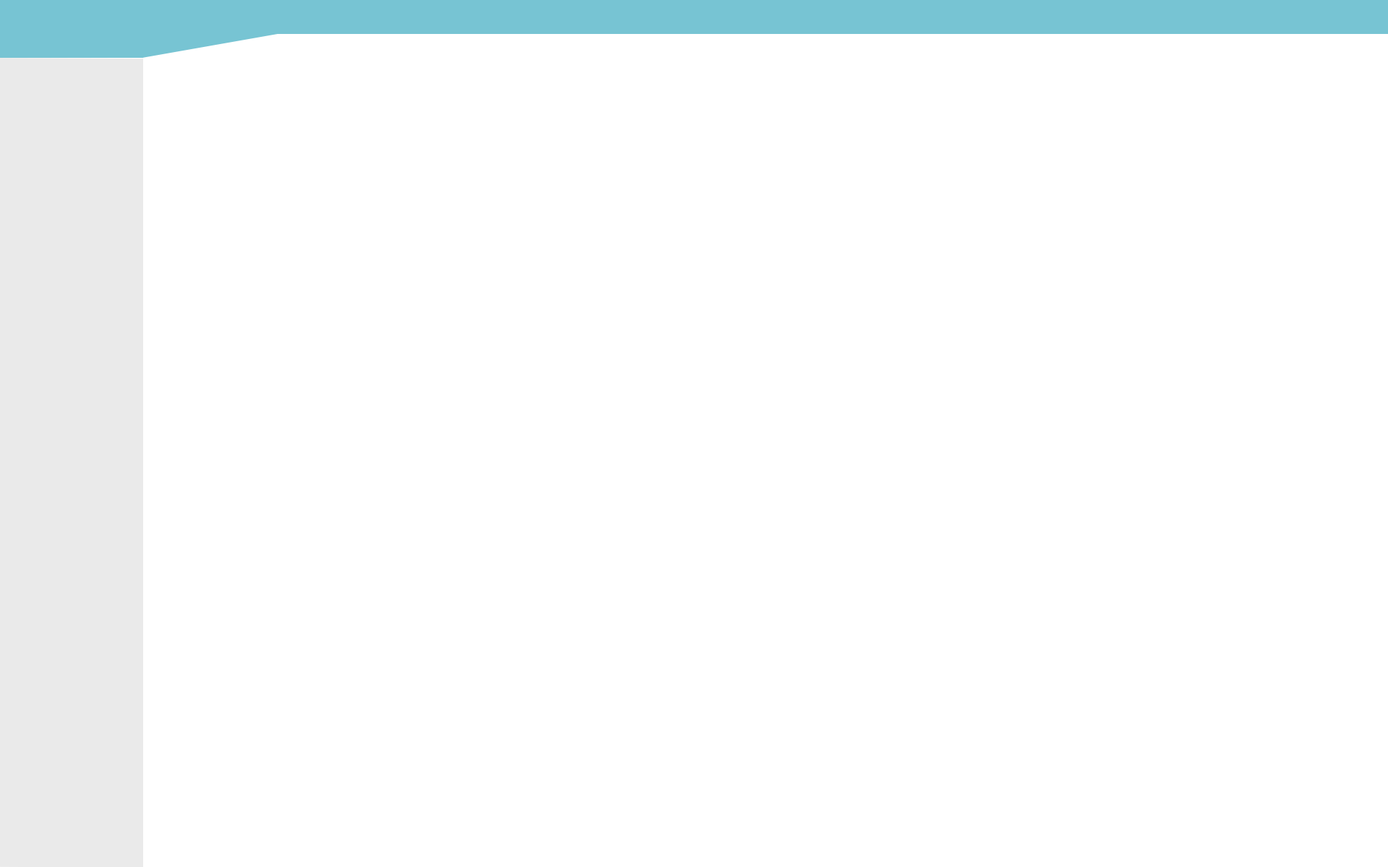
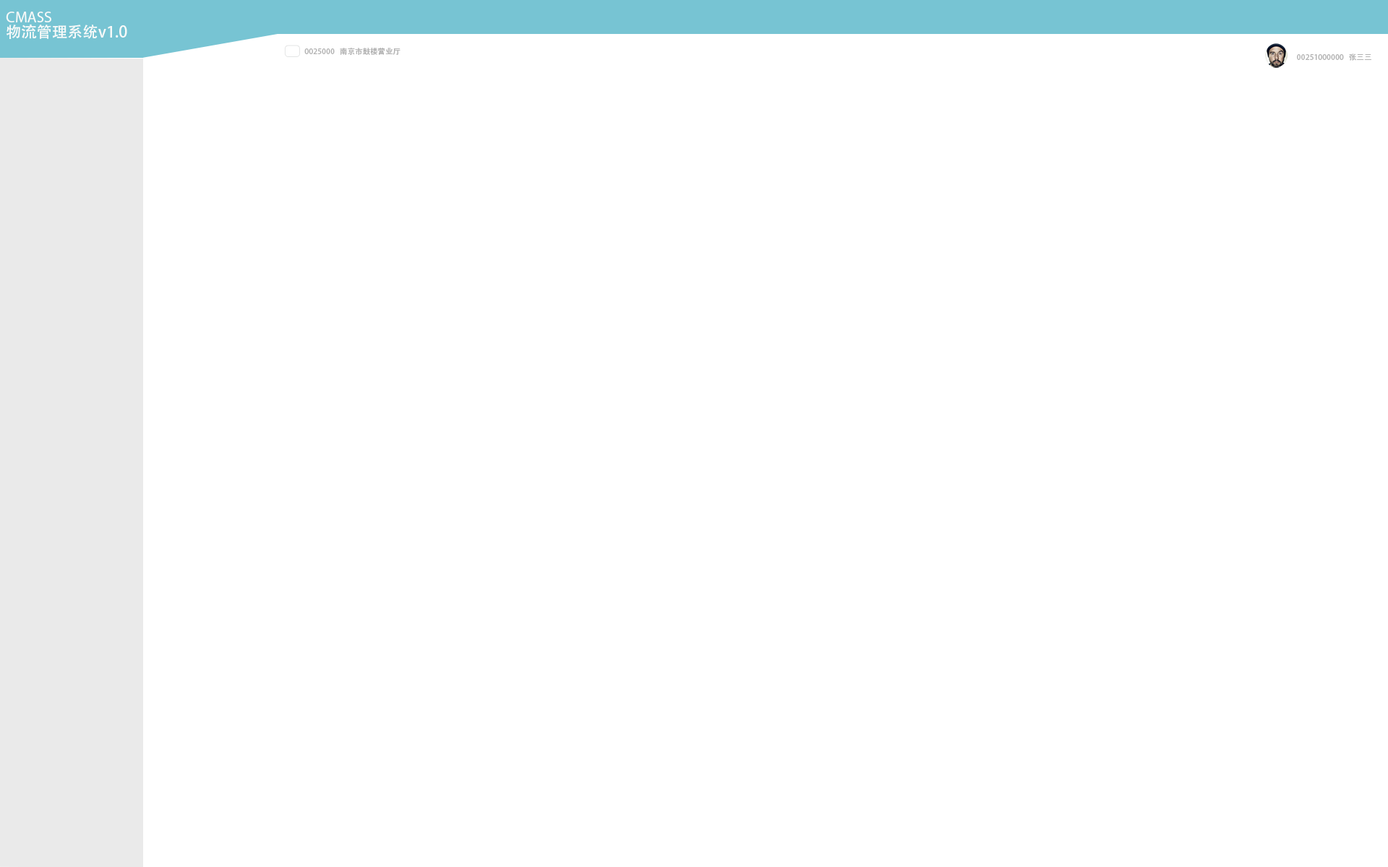
Before/after of a (1388, 867) layered artwork. What changed in the layer stack:
showed "title" over bbox(5, 11, 128, 40)
showed group "上" (7 layers) over bbox(284, 39, 1371, 68)
